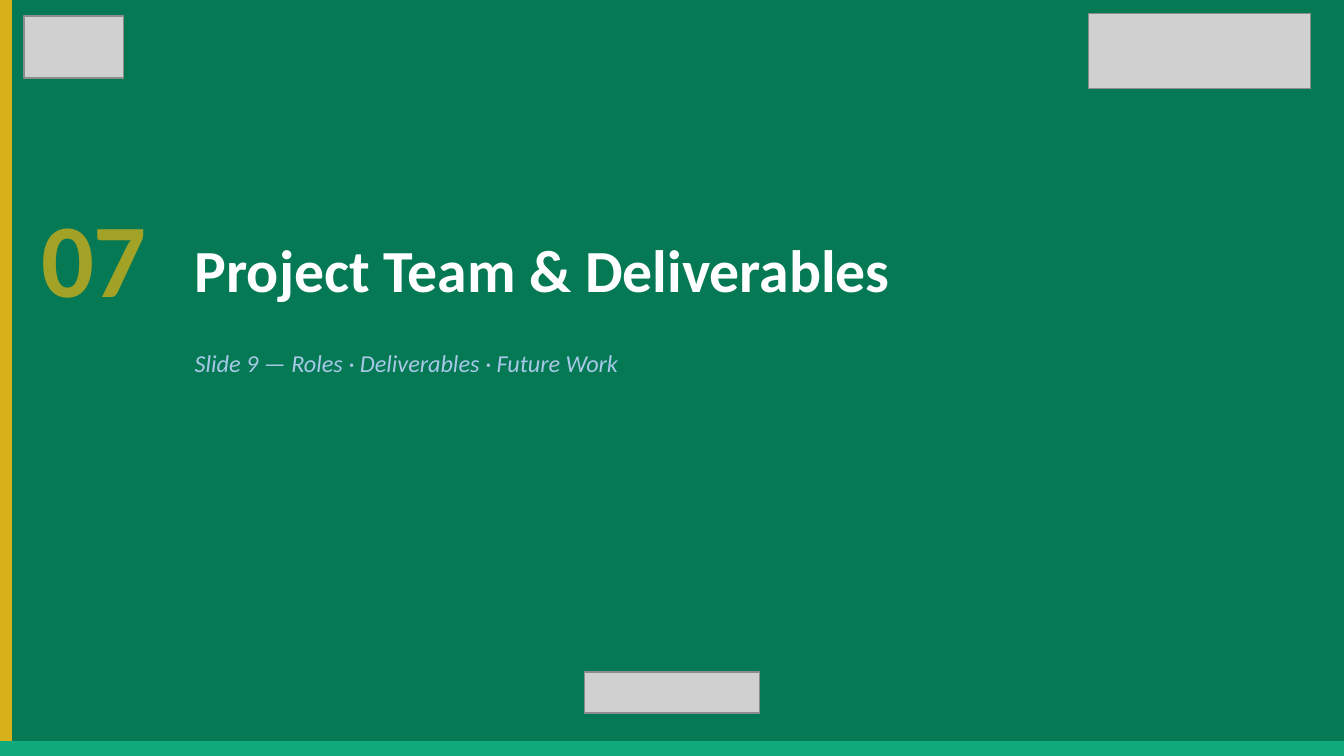
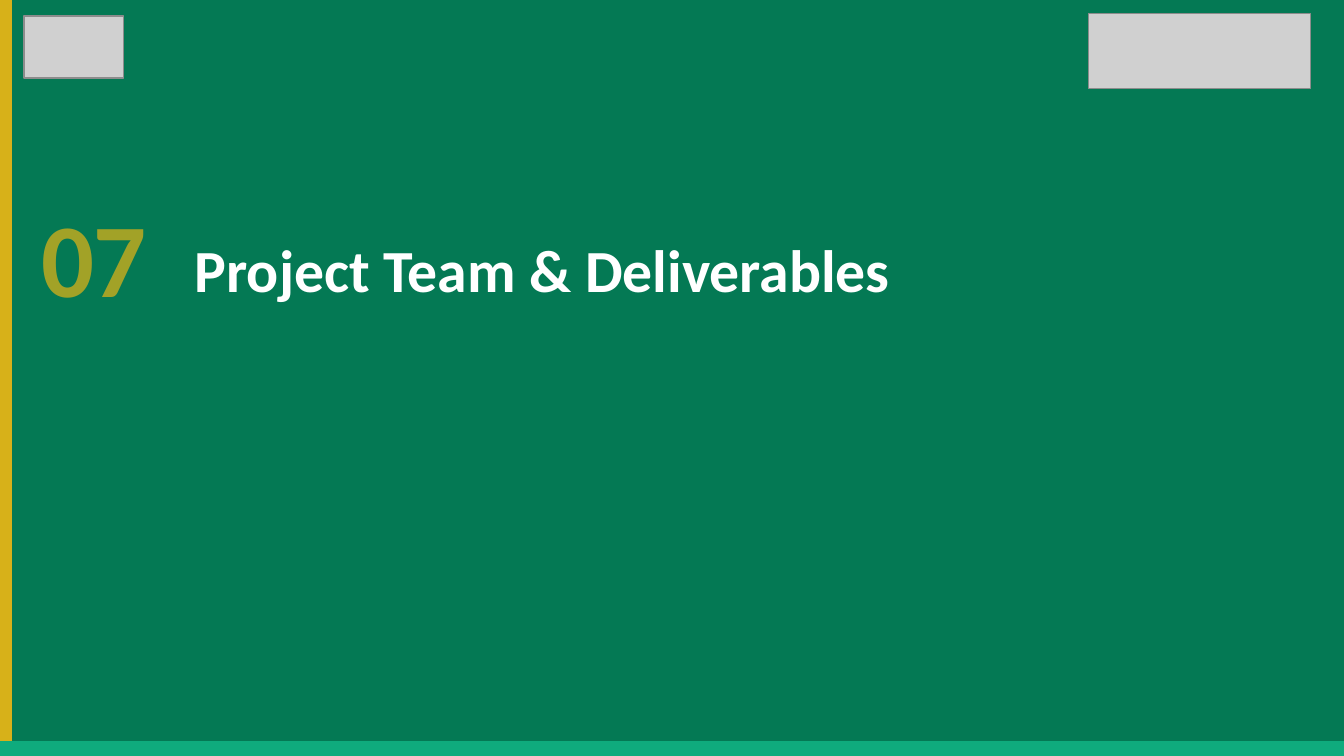
Before and after one commit to nhahub/NHA-4-032, a slide deck: slide 23 of Egypt_RE_Presentation_Final_v2.pptx. Drawn at 1344x756 pixels with LibreOffice and Linux fonts; fonts in the diff are those of the drawing; grey boxes stand for pictures. Boxes give left, top, right and bottom in pixels: in the first picture for what was removed or moved away, otherwise in the second. Text is boxed around its words. In the diff, an @@ line names an element or a change of style, - is before the commit and + after.

```diff
--- a/Egypt_RE_Presentation_Final_v2.pptx
+++ b/Egypt_RE_Presentation_Final_v2.pptx
@@ text removed at <box>195,355,618,372</box> @@
-Slide 9 — Roles · Deliverables · Future Work
@@ picture removed at <box>585,672,759,712</box> @@
```
Also in this commit, not shown: 19 other slides changed, 1 other file.
